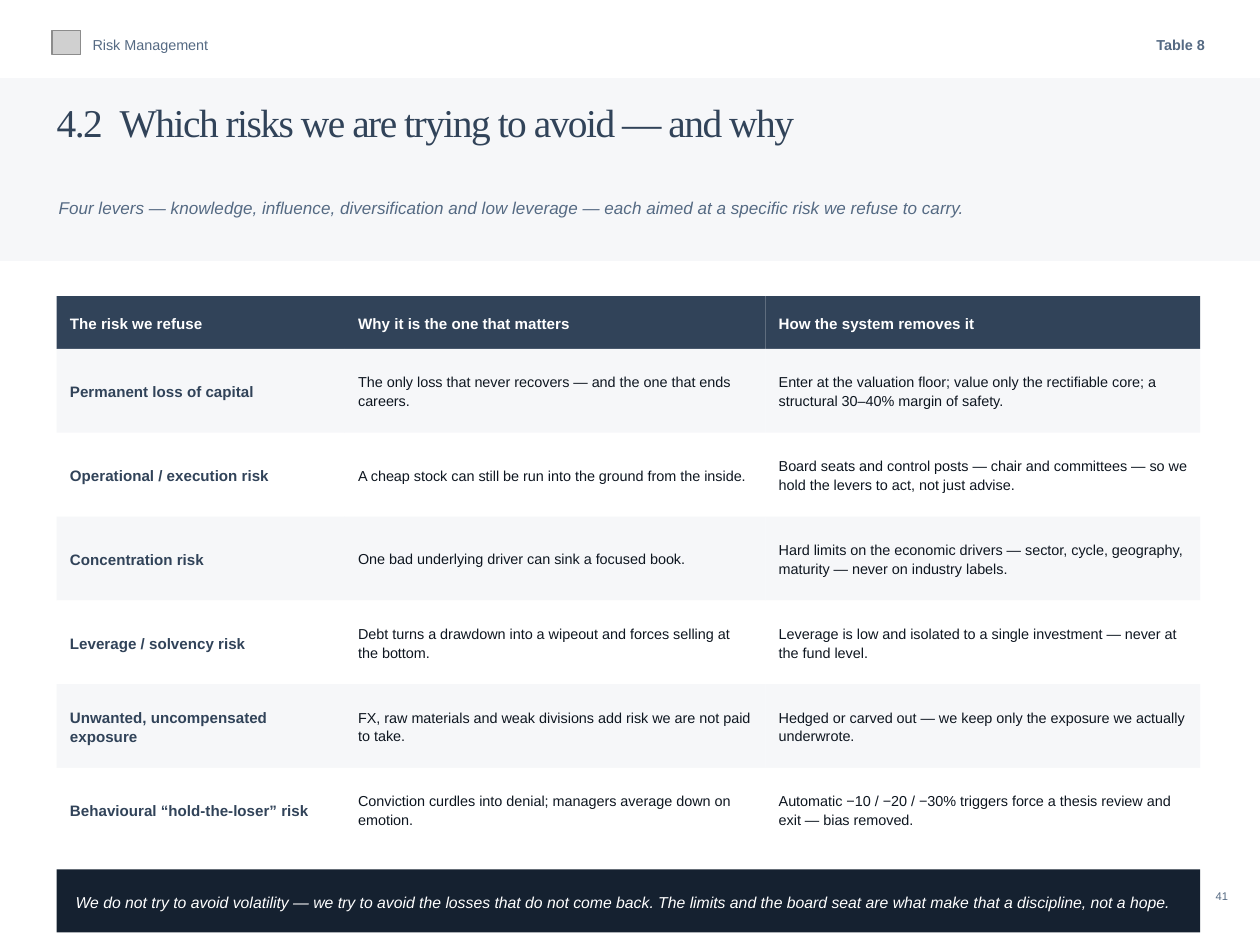
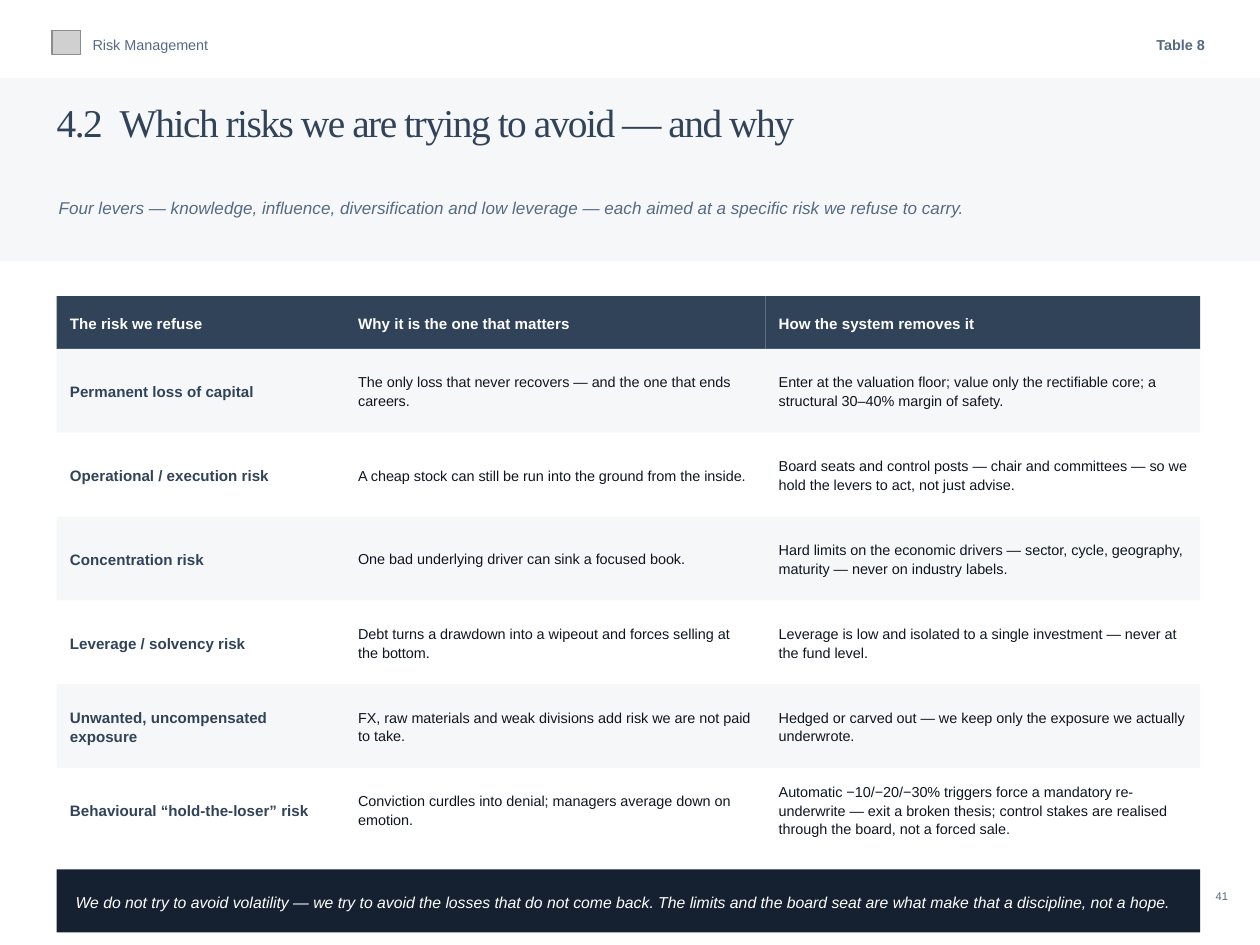
Before and after one commit to charette-lab/Claude, a slide deck: slide 44 of Athanase_Engaged_Ownership_Allocator_Deck.pptx. Drawn at 1260x945 pixels with LibreOffice and Linux fonts; fonts in the diff are those of the drawing; grey boxes stand for pictures. Boxes give left, top, right and bottom in pixels: in the first picture for what was removed or moved away, otherwise in the second. Text is boxed around its words. In the diff, an @@ line names an element or a change of style, - is before the commit and + after.

```diff
--- a/Athanase_Engaged_Ownership_Allocator_Deck.pptx
+++ b/Athanase_Engaged_Ownership_Allocator_Deck.pptx
@@ text at (x1=779, y1=786, x2=1167, y2=837): text changed @@
-Automatic −10 / −20 / −30% triggers force a thesis review and exit — bias removed.
+Automatic −10/−20/−30% triggers force a mandatory re-underwrite — exit a broken thesis; control stakes are realised through the board, not a forced sale.
```
Also in this commit, not shown: 6 other slides changed, 1 other file.
